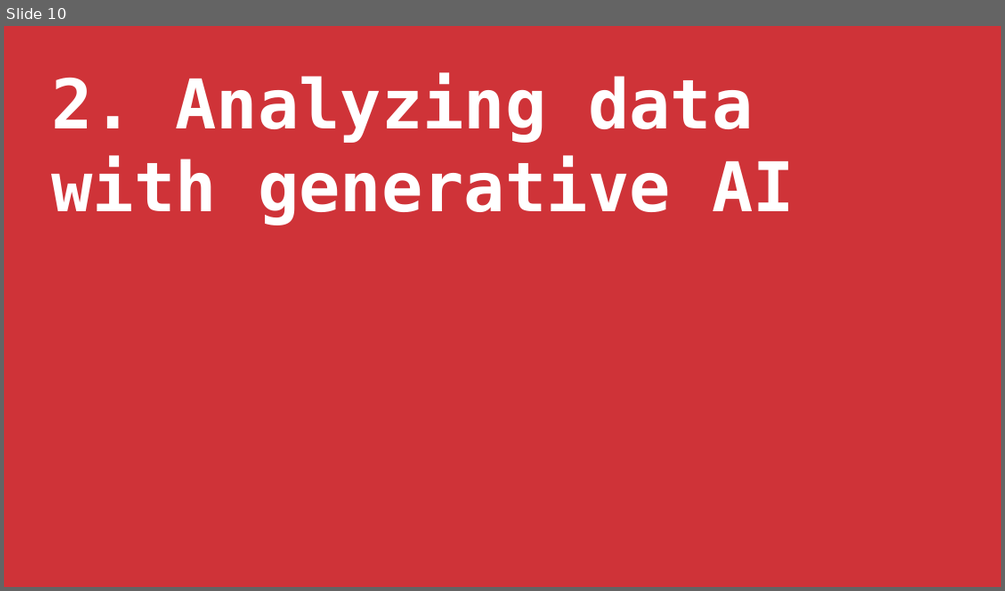
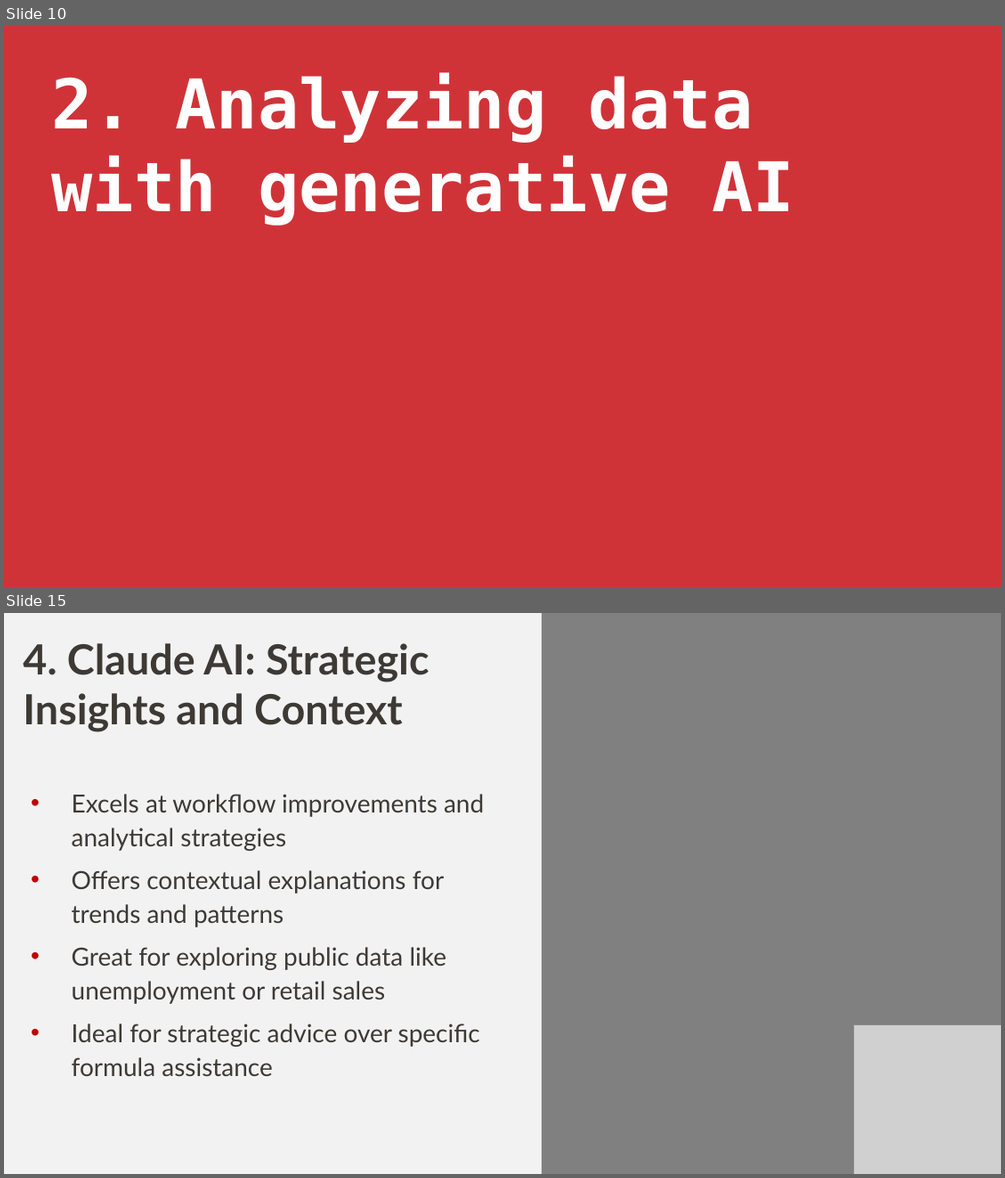
Before and after one commit to stringfestdata/enhancing-excel-free-generative-ai-tools, a slide deck: enhancing-excel-free-generative-ai.pptx. Shown one above the other, each under a label of ours: slide 10 before the commit, slides 10 and 15 after it; the slides between them are not shown. The pictures are 1005x591 and 1005x1178 pixels, drawn with LibreOffice and Linux fonts; fonts in the diff are those of the drawing; grey boxes stand for pictures. Boxes give left, top, right and bottom in pixels: in the first picture for what was removed or moved away, otherwise in the second. Text is boxed around its words. In the diff, an @@ line names an element or a change of style, - is before the commit and + after.

```diff
--- a/enhancing-excel-free-generative-ai.pptx
+++ b/enhancing-excel-free-generative-ai.pptx
@@ slide 15 added at <box>4,613,1001,1174</box>, background #F2F2F2 @@
@@ rectangle added at <box>542,613,1001,1174</box>, fill #808080 @@
@@ text added at <box>23,643,484,1076</box>, 36 pt, text #3D3935 @@
+4. Claude AI: Strategic Insights and Context
+• Excels at workflow improvements and analytical strategies
+• Offers contextual explanations for trends and patterns
+• Great for exploring public data like unemployment or retail sales
+• Ideal for strategic advice over specific formula assistance
@@ picture added at <box>853,1024,1001,1174</box> @@
```
Also in this commit, not shown: 3 slides changed, 9 other slides added, 2 slides removed, 1 other file.
